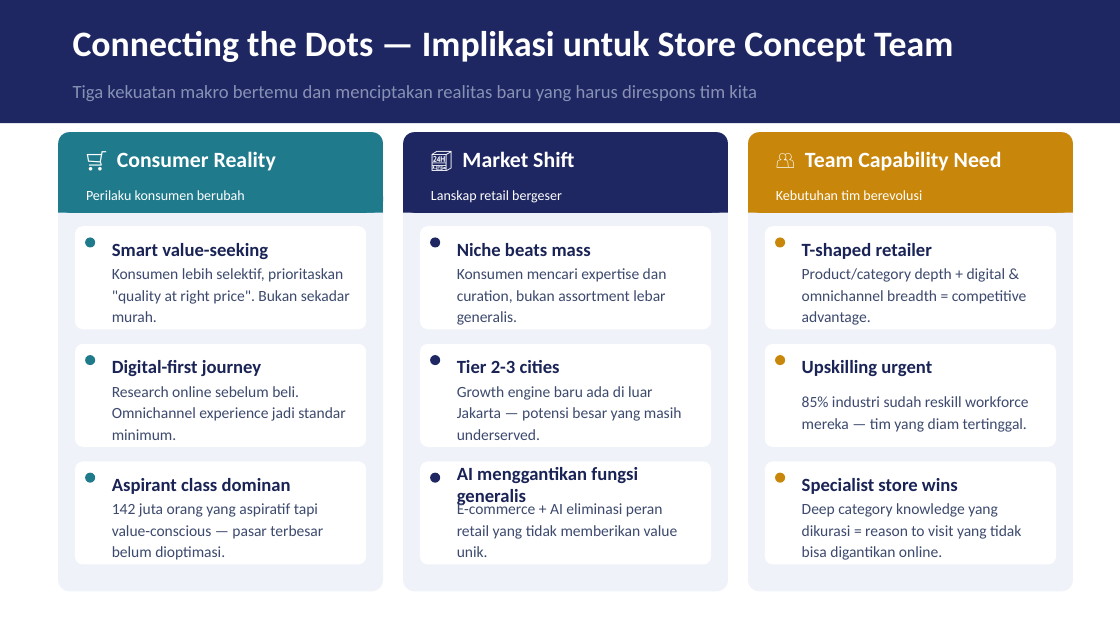
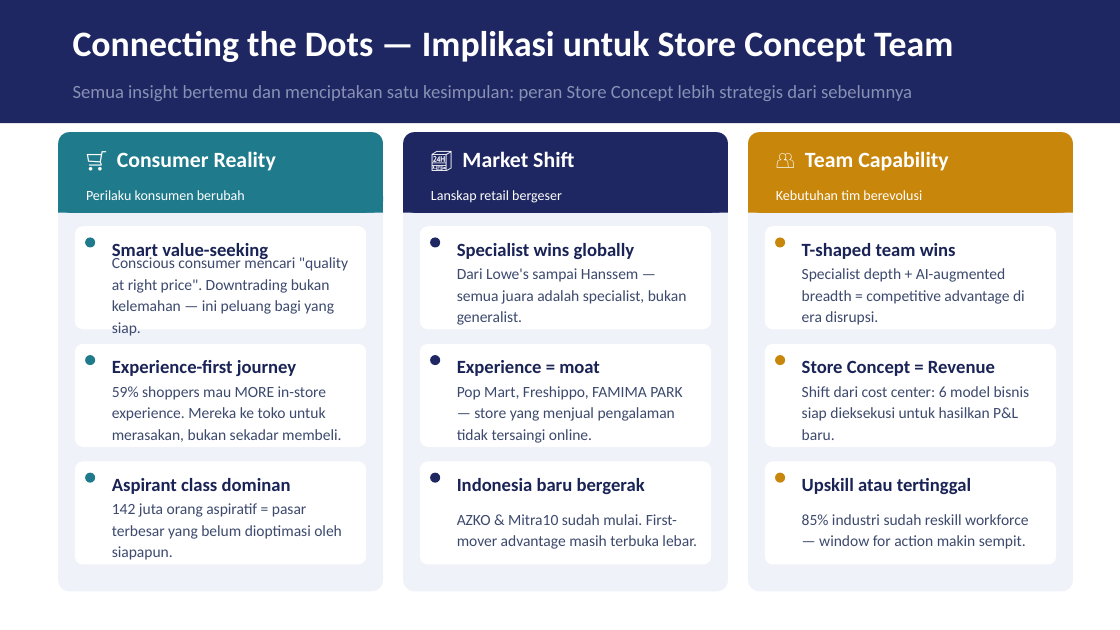
Before and after one commit to satebabicuy01-code/Deep-Research-skills, a slide deck: slide 11 of retail-strategy/retail-strategy-2025.pptx (slide 7 before the commit). Drawn at 1120x630 pixels with LibreOffice and Linux fonts; fonts in the diff are those of the drawing. Boxes give left, top, right and bottom in pixels: in the first picture for what was removed or moved away, otherwise in the second. Text is boxed around its words. In the diff, an @@ line names an element or a change of style, - is before the commit and + after.

```diff
--- a/retail-strategy/retail-strategy-2025.pptx
+++ b/retail-strategy/retail-strategy-2025.pptx
@@ text at [73, 85, 912, 101]: text changed @@
-Tiga kekuatan makro bertemu dan menciptakan realitas baru yang harus direspons tim kita
+Semua insight bertemu dan menciptakan satu kesimpulan: peran Store Concept lebih strategis dari sebelumnya
@@ text at [805, 151, 948, 171]: text changed @@
-👥 Team Capability Need
+👥 Team Capability
@@ text at [112, 255, 348, 314]: text changed @@
-Konsumen lebih selektif, prioritaskan "quality at right price". Bukan sekadar murah.
+Conscious consumer mencari "quality at right price". Downtrading bukan kelemahan — ini peluang bagi yang siap.
@@ text at [457, 243, 635, 259]: text changed @@
-Niche beats mass
+Specialist wins globally
@@ text at [457, 268, 687, 325]: text changed @@
-Konsumen mencari expertise dan curation, bukan assortment lebar generalis.
+Dari Lowe's sampai Hanssem — semua juara adalah specialist, bukan generalist.
@@ text at [802, 243, 956, 259]: text changed @@
-T-shaped retailer
+T-shaped team wins
@@ text at [802, 268, 1025, 325]: text changed @@
-Product/category depth + digital & omnichannel breadth = competitive advantage.
+Specialist depth + AI-augmented breadth = competitive advantage di era disrupsi.
@@ text at [112, 360, 296, 376]: text changed @@
-Digital-first journey
+Experience-first journey
@@ text at [112, 386, 341, 442]: text changed @@
-Research online sebelum beli. Omnichannel experience jadi standar minimum.
+59% shoppers mau MORE in-store experience. Mereka ke toko untuk merasakan, bukan sekadar membeli.
@@ text at [457, 360, 600, 376]: text changed @@
-Tier 2-3 cities
+Experience = moat
@@ text at [457, 386, 682, 443]: text changed @@
-Growth engine baru ada di luar Jakarta — potensi besar yang masih underserved.
+Pop Mart, Freshippo, FAMIMA PARK — store yang menjual pengalaman tidak tersaingi online.
@@ text at [802, 360, 995, 376]: text changed @@
-Upskilling urgent
+Store Concept = Revenue
@@ text at [802, 386, 1030, 440]: text changed @@
-85% industri sudah reskill workforce mereka — tim yang diam tertinggal.
+Shift dari cost center: 6 model bisnis siap dieksekusi untuk hasilkan P&L baru.
@@ text at [457, 478, 645, 494]: text changed @@
-AI menggantikan fungsi generalis
+Indonesia baru bergerak
@@ text at [802, 478, 971, 494]: text changed @@
-Specialist store wins
+Upskill atau tertinggal
@@ text at [112, 503, 342, 560]: text changed @@
-142 juta orang yang aspiratif tapi value-conscious — pasar terbesar belum dioptimasi.
+142 juta orang aspiratif = pasar terbesar yang belum dioptimasi oleh siapapun.
@@ text at [457, 514, 697, 549]: text changed @@
-E-commerce + AI eliminasi peran retail yang tidak memberikan value unik.
+AZKO & Mitra10 sudah mulai. First-mover advantage masih terbuka lebar.
@@ text at [802, 514, 1029, 549]: text changed @@
-Deep category knowledge yang dikurasi = reason to visit yang tidak bisa digantikan online.
+85% industri sudah reskill workforce — window for action makin sempit.
```
Also in this commit, not shown: 8 other slides changed, 4 slides added.
